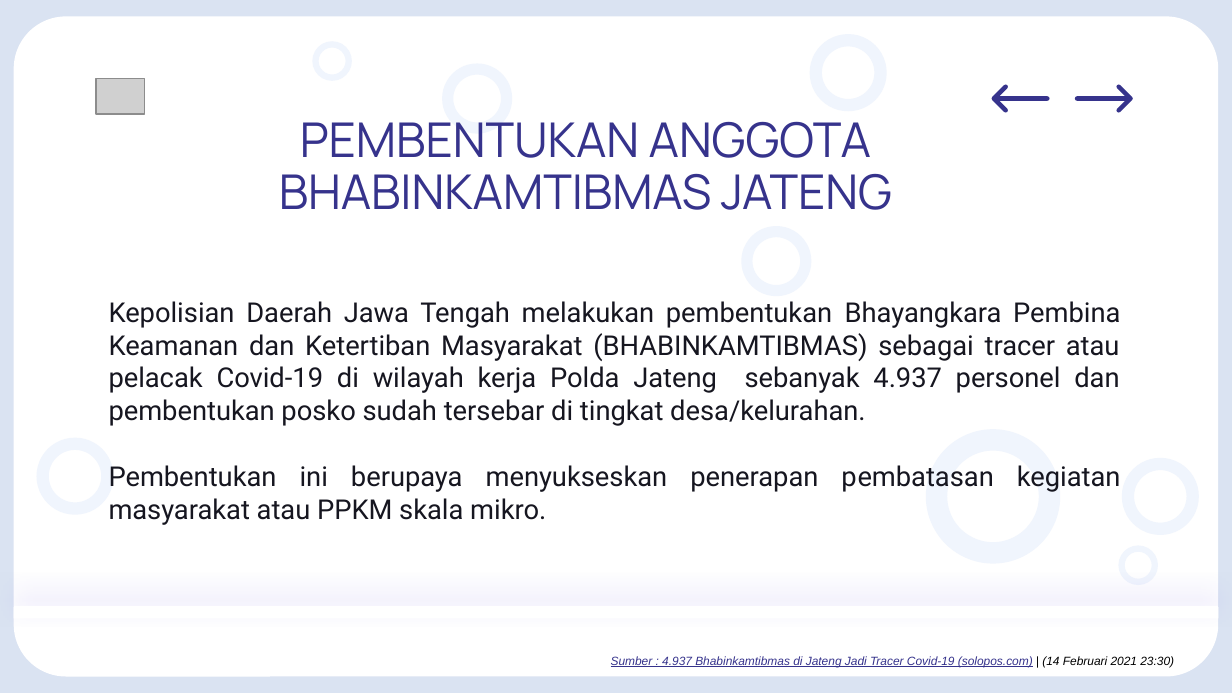
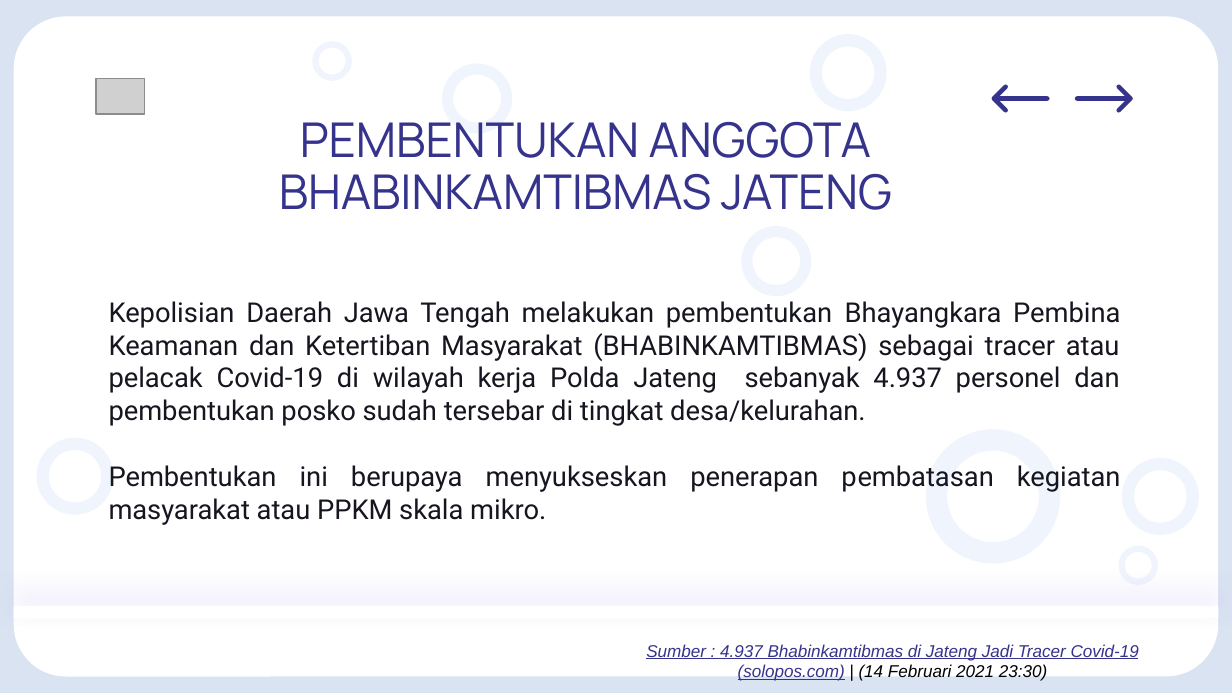
Before and after one commit to syaifurplus/lomba-hitech, a slide deck: slide 5 of PPT/Chatbot Planner Hi-Tech.pptx. Drawn at 1232x693 pixels with LibreOffice and Linux fonts; fonts in the diff are those of the drawing; grey boxes stand for pictures. Boxes give left, top, right and bottom in pixels: in the first picture for what was removed or moved away, otherwise in the second. Text is boxed around its words. In the diff, an @@ line names an element or a change of style, - is before the commit and + after.

```diff
--- a/PPT/Chatbot Planner Hi-Tech.pptx
+++ b/PPT/Chatbot Planner Hi-Tech.pptx
@@ text "Sumber : 4.937 Bhabinkamtibmas di ..." at [646, 644, 1139, 681]: size 7 to 10 pt @@
```
Also in this commit, not shown: 4 other slides changed.
